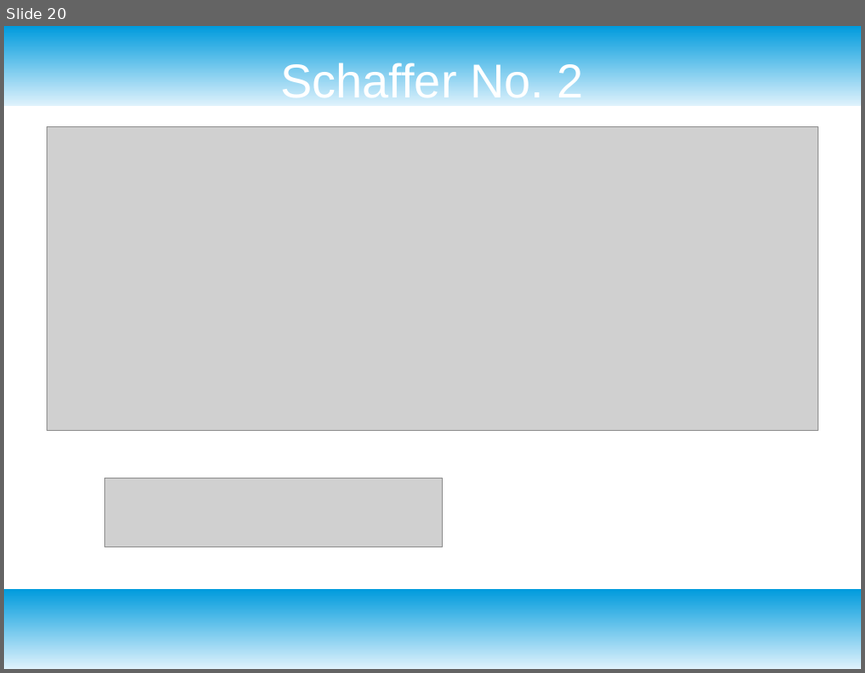
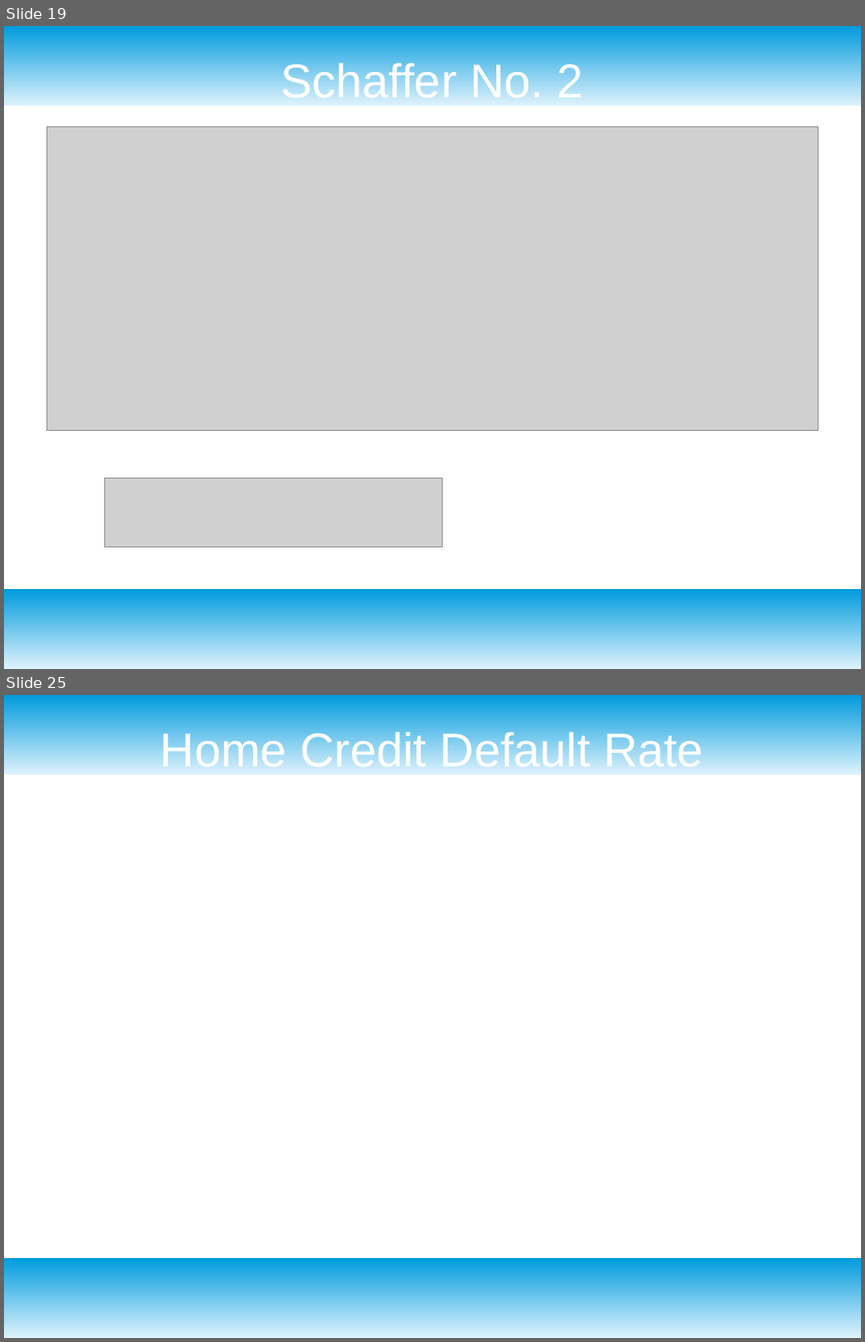
Before and after one commit to dataronio/ThinkfulCapstone, a slide deck: CapstoneDeck.odp. Shown one above the other, each under a label of ours: slide 20 before the commit, slides 19 and 25 after it; the slides between them are not shown. The pictures are 865x673 and 865x1342 pixels, drawn with LibreOffice and Linux fonts; fonts in the diff are those of the drawing; grey boxes stand for pictures. Boxes give left, top, right and bottom in pixels: in the first picture for what was removed or moved away, otherwise in the second. Text is boxed around its words. In the diff, an @@ line names an element or a change of style, - is before the commit and + after.

```diff
--- a/CapstoneDeck.odp
+++ b/CapstoneDeck.odp
@@ slide 25 added at <box>4,695,861,1338</box>, background #FFFFFF; not listed: 2 template elements that a slide beside it also shows @@
@@ title added at <box>160,729,704,767</box>, 44 pt, text #FFFFFF @@
+Home Credit Default Rate
@@ what was slide 20 is now slide 19 @@
```
Also in this commit, not shown: 1 slide changed, 5 other slides added, 3 slides removed, 1 other file.
